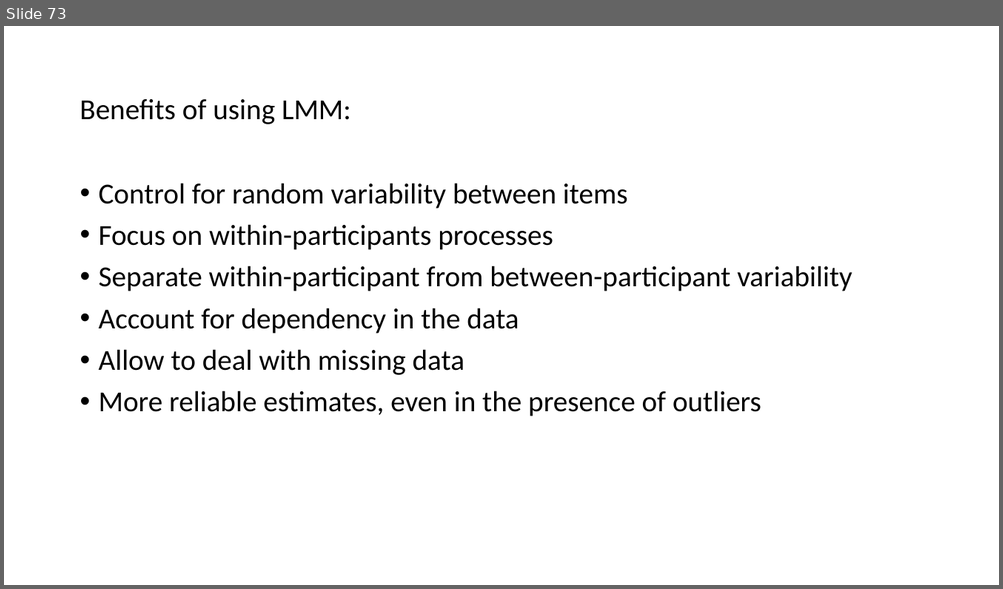
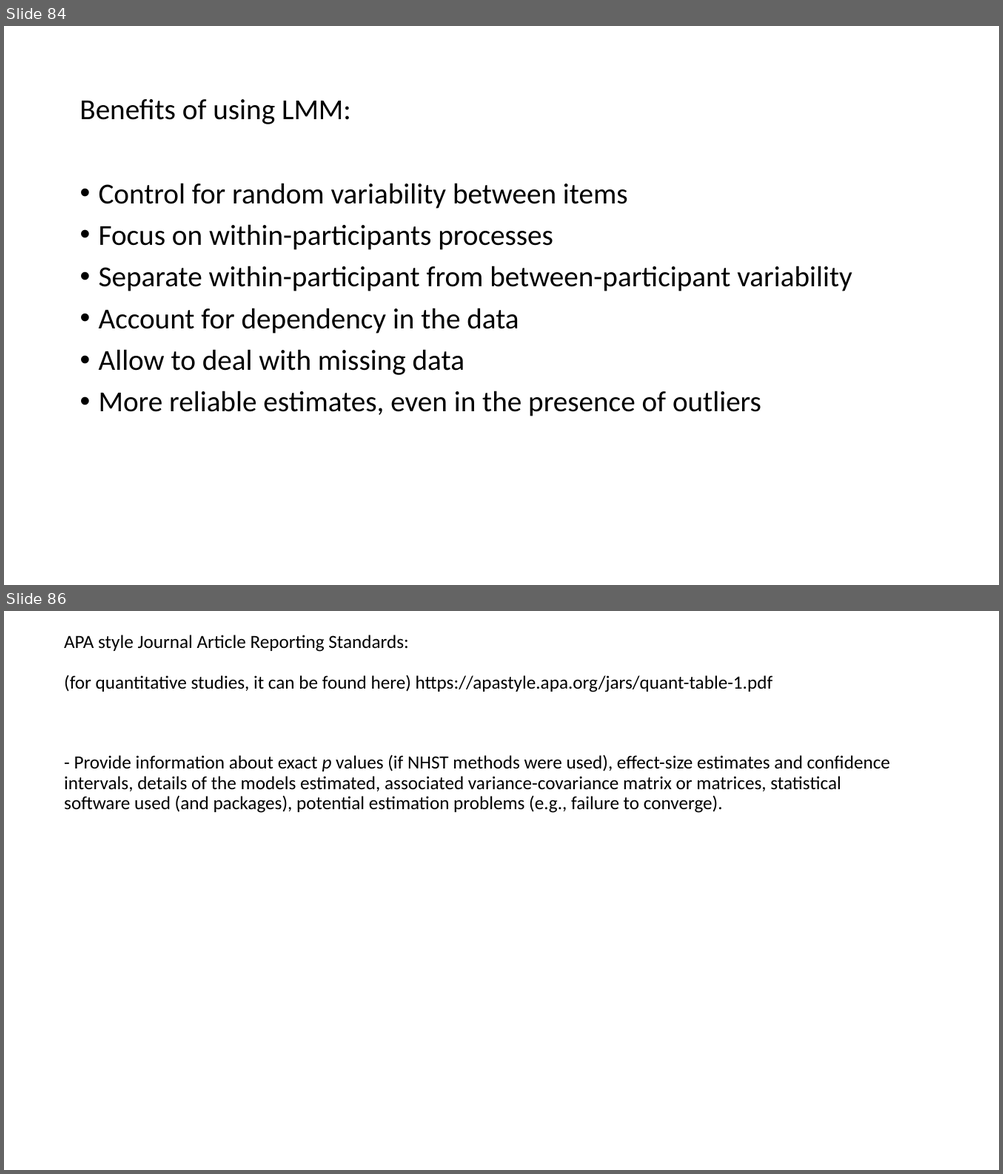
Before and after one commit to FPupillo/LMM_workshop, a slide deck: PPT_LMM.odp. Shown one above the other, each under a label of ours: slide 73 before the commit, slides 84 and 86 after it; the slides between them are not shown. The pictures are 1003x589 and 1003x1174 pixels, drawn with LibreOffice and Linux fonts; fonts in the diff are those of the drawing. Boxes give left, top, right and bottom in pixels: in the first picture for what was removed or moved away, otherwise in the second. Text is boxed around its words. In the diff, an @@ line names an element or a change of style, - is before the commit and + after.

```diff
--- a/PPT_LMM.odp
+++ b/PPT_LMM.odp
@@ slide 86 added at (4, 611, 999, 1170), background #FFFFFF @@
@@ title added at (64, 635, 890, 813), 18 pt, text #000000 @@
+APA style Journal Article Reporting Standards:
+(for quantitative studies, it can be found here) https://apastyle.apa.org/jars/quant-table-1.pdf
+- Provide information about exact p values (if NHST methods were used), effect-size estimates and confidence intervals, details of the models estimated, associated variance-covariance matrix or matrices, statistical software used (and packages), potential estimation problems (e.g., failure to converge).
@@ what was slide 73 is now slide 84 @@
```
Also in this commit, not shown: 9 slides changed, 12 other slides added, 1 slide removed, 17 other files.
